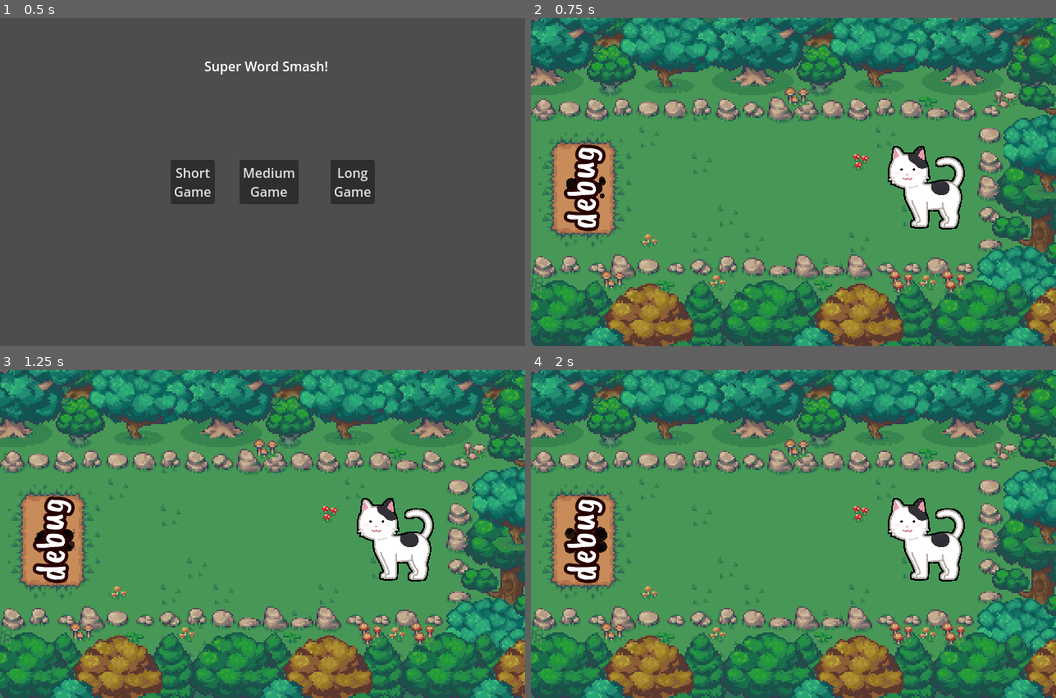
Above: before the commit, frames 1-4 (two rows, left to right).
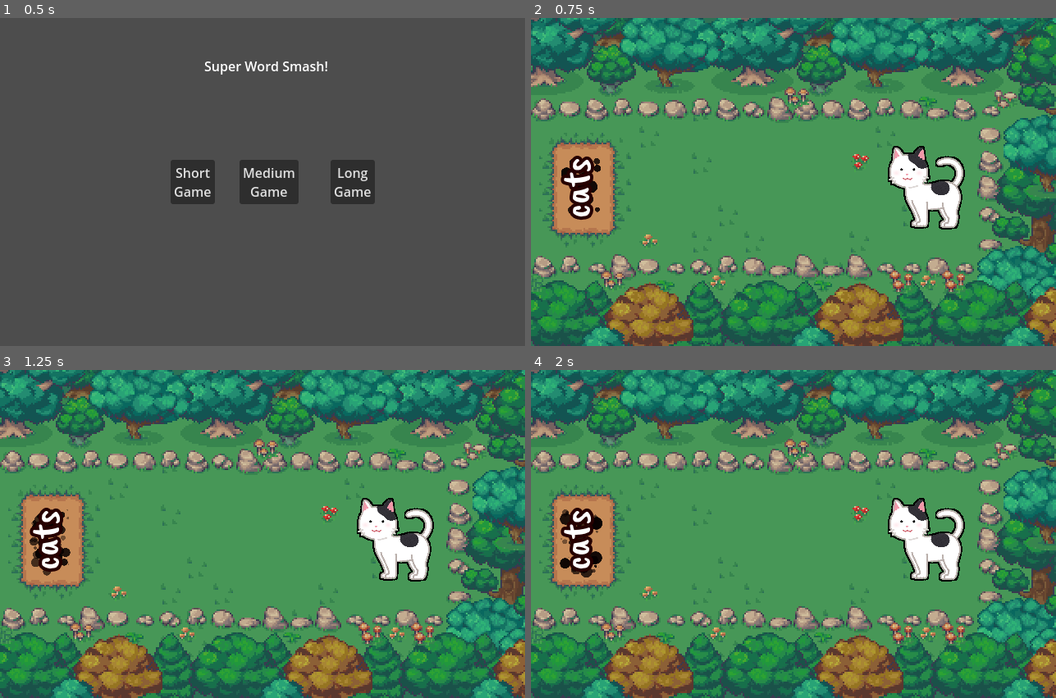
Above: after the commit, the same moments.

Repository: ozbonus/super_word_smash
Game: Godot game, scene res://GameManager.tscn
Two runs of this game, one before a commit and one after it. Both use one fixed random seed, a clock stepped at 60 frames per second and the inputs below.
Inputs:
- Up to frame 1 (0.5 s): no input
- Up to frame 2 (0.75 s): click "Short Game" at 0.5 s
- Up to frame 3 (1.25 s): no input
- Up to frame 4 (2 s): no input

Frame 1 is identical in both runs. In frame 2, 1.4% of the frame differs, in the area x 5-15%, y 38-65%; in frame 3, 1.5%; in frame 4, 1.6%.

Commit message:
Add new labels to existing levels.

Diff:
--- a/levels/intro_1.tscn
+++ b/levels/intro_1.tscn
@@ -44,13 +44,11 @@
 position = Vector2(35, 59)
 shape = SubResource("RectangleShape2D_k74dq")
 
-[node name="Label" type="Label" parent="Goal"]
-offset_left = 22.0
-offset_top = 72.0
-offset_right = 62.0
-offset_bottom = 95.0
+[node name="GoalLabel" parent="Goal" instance=ExtResource("6_5mdax")]
+position = Vector2(-6, 158)
 rotation = -1.5707964
-text = "cat"
+word = "cats"
+emission_rect = Vector2(36, 20)
 
 [node name="Cat1" parent="." instance=ExtResource("6_imeec")]
 position = Vector2(482, 206)
@@ -58,9 +56,5 @@
 [node name="Focus" type="Node2D" parent="."]
 position = Vector2(65, 207)
 
-[node name="GoalLabel" parent="." instance=ExtResource("6_5mdax")]
-position = Vector2(29, 306)
-rotation = -1.5707964
-
 [connection signal="entered" from="Goal" to="." method="_on_goal_entered"]
 [connection signal="body_entered" from="Goal/Area2D" to="Goal" method="_on_area_2d_body_entered"]
--- a/levels/intro_2.tscn
+++ b/levels/intro_2.tscn
@@ -1,8 +1,9 @@
-[gd_scene load_steps=7 format=4 uid="uid://rj2ld1nmrofw"]
+[gd_scene load_steps=8 format=4 uid="uid://rj2ld1nmrofw"]
 
 [ext_resource type="Script" uid="uid://d1hswg1nop14b" path="res://levels/level_play.gd" id="1_lau3u"]
 [ext_resource type="PackedScene" uid="uid://cmqclu0oeqmpq" path="res://components/level_base_layers/camping_grass.tscn" id="3_d4dcw"]
 [ext_resource type="TileSet" uid="uid://b1aj11yqv45ok" path="res://components/tile_maps/camping.tres" id="4_ci23s"]
+[ext_resource type="PackedScene" uid="uid://s5r602eso5vw" path="res://components/goal_label.tscn" id="5_ci23s"]
 [ext_resource type="PackedScene" uid="uid://bbpnhxblurnl1" path="res://components/balls/big_banana.tscn" id="5_d4dcw"]
 [ext_resource type="Script" uid="uid://cccj8h6n48v7r" path="res://components/goal.gd" id="5_wsmxw"]
 
@@ -43,13 +44,11 @@
 position = Vector2(35, 59)
 shape = SubResource("RectangleShape2D_bdedl")
 
-[node name="Label" type="Label" parent="Goal"]
-offset_left = 46.0
-offset_top = 30.0
-offset_right = 105.0
-offset_bottom = 53.0
+[node name="GoalLabel" parent="Goal" instance=ExtResource("5_ci23s")]
+position = Vector2(70, -41)
 rotation = 1.5707964
-text = "banana"
+word = "banana"
+emission_rect = Vector2(60, 20)
 
 [node name="BigBanana" parent="." instance=ExtResource("5_d4dcw")]
 position = Vector2(136, 207)
--- a/levels/intro_3.tscn
+++ b/levels/intro_3.tscn
@@ -3,14 +3,12 @@
 [ext_resource type="Script" uid="uid://d1hswg1nop14b" path="res://levels/level_play.gd" id="1_g03wv"]
 [ext_resource type="PackedScene" uid="uid://cmqclu0oeqmpq" path="res://components/level_base_layers/camping_grass.tscn" id="3_02seu"]
 [ext_resource type="TileSet" uid="uid://b1aj11yqv45ok" path="res://components/tile_maps/camping.tres" id="4_g03wv"]
+[ext_resource type="PackedScene" uid="uid://s5r602eso5vw" path="res://components/goal_label.tscn" id="5_o1gyf"]
 [ext_resource type="PackedScene" uid="uid://x2aht16oixgb" path="res://components/balls/akita_inu.tscn" id="5_ro3nw"]
 [ext_resource type="Script" uid="uid://cccj8h6n48v7r" path="res://components/goal.gd" id="6_o1gyf"]
 
 [sub_resource type="RectangleShape2D" id="RectangleShape2D_o1gyf"]
 size = Vector2(92, 64)
-
-[sub_resource type="Theme" id="Theme_o1gyf"]
-default_font_size = 36
 
 [node name="Intro3" type="Node2D"]
 script = ExtResource("1_g03wv")
@@ -45,16 +43,11 @@
 position = Vector2(207, 129)
 shape = SubResource("RectangleShape2D_o1gyf")
 
-[node name="Label" type="Label" parent="Decoy"]
-offset_left = 162.0
-offset_top = 98.0
-offset_right = 253.0
-offset_bottom = 160.0
-rotation = 2.5488617
-pivot_offset = Vector2(45, 32)
-text = "cat"
-horizontal_alignment = 1
-vertical_alignment = 1
+[node name="GoalLabel" parent="Decoy" instance=ExtResource("5_o1gyf")]
+position = Vector2(308, 114)
+rotation = 2.6072507
+word = "big"
+emission_rect = Vector2(24, 20)
 
 [node name="Decoy2" type="Node2D" parent="."]
 position = Vector2(-32, 190)
@@ -67,16 +60,11 @@
 position = Vector2(207, 129)
 shape = SubResource("RectangleShape2D_o1gyf")
 
-[node name="Label" type="Label" parent="Decoy2"]
-offset_left = 162.0
-offset_top = 98.0
-offset_right = 253.0
-offset_bottom = 160.0
-rotation = -0.50880456
-pivot_offset = Vector2(45, 32)
-text = "pig"
-horizontal_alignment = 1
-vertical_alignment = 1
+[node name="GoalLabel" parent="Decoy2" instance=ExtResource("5_o1gyf")]
+position = Vector2(144, 39.000015)
+rotation = 0.62482786
+word = "pig"
+emission_rect = Vector2(24, 20)
 
 [node name="Goal" type="Node2D" parent="."]
 position = Vector2(289, 190)
@@ -89,17 +77,11 @@
 position = Vector2(207, 129)
 shape = SubResource("RectangleShape2D_o1gyf")
 
-[node name="Label" type="Label" parent="Goal"]
-offset_left = 162.0
-offset_top = 98.0
-offset_right = 252.0
-offset_bottom = 159.0
-rotation = 0.7058377
-pivot_offset = Vector2(44, 32)
-theme = SubResource("Theme_o1gyf")
-text = "dog"
-horizontal_alignment = 1
-vertical_alignment = 1
+[node name="GoalLabel" parent="Goal" instance=ExtResource("5_o1gyf")]
+position = Vector2(100, 164)
+rotation = -0.69464105
+word = "dog"
+emission_rect = Vector2(24, 20)
 
 [node name="AkitaInu" parent="." instance=ExtResource("5_ro3nw")]
 position = Vector2(512, 158.99998)
